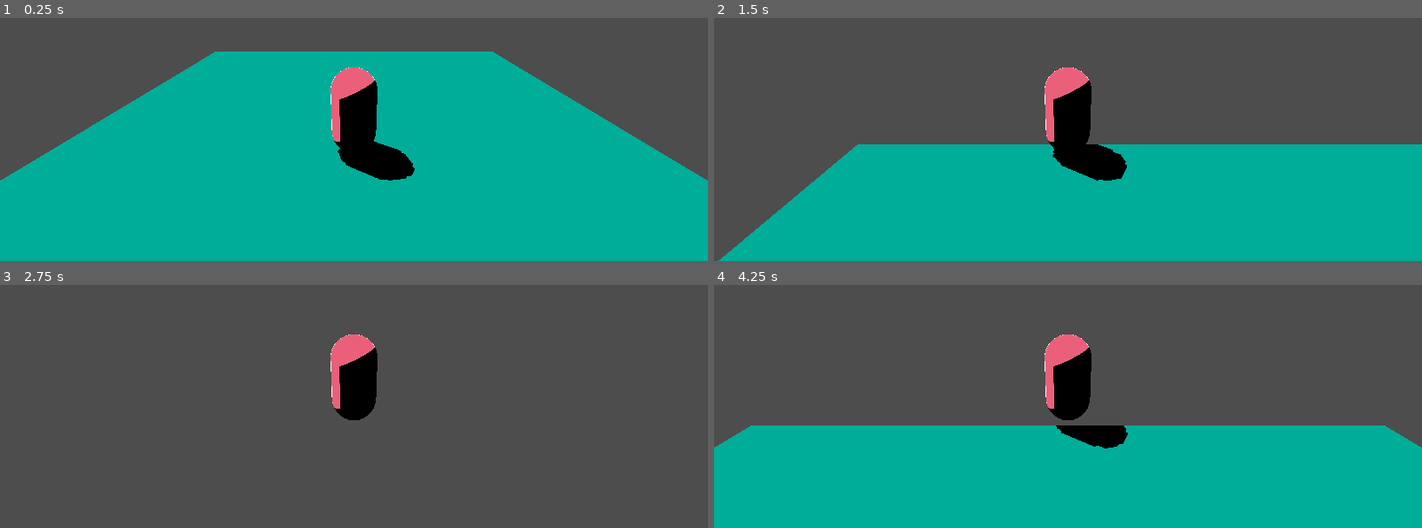
Above: before the commit, frames 1-4 (two rows, left to right).
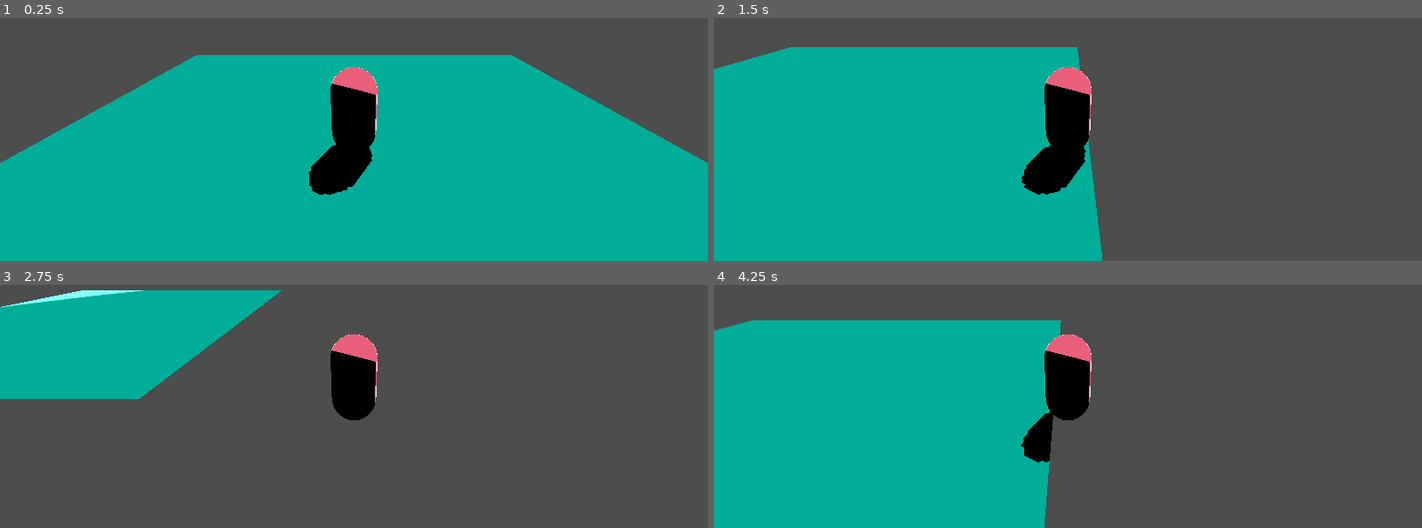
Above: after the commit, the same moments.

Repository: ShelfMaster27/thatgamecompany-Jam-2025
Game: Godot game, scene res://TestGame.tscn
Same seed, same stepped clock (60 frames per second), same inputs: the game is played once before the commit and once after it.
Inputs:
- Up to frame 1 (0.25 s): no input
- Up to frame 2 (1.5 s): tap Enter at 0.5 s; hold Right (ui_right) 0.53-1.28 s; hold Down (ui_down) from 1.28 s (still down)
- Up to frame 3 (2.75 s): release Down (ui_down) at 2.03 s; hold Right (ui_right) from 2.03 s (still down)
- Up to frame 4 (4.25 s): release Right (ui_right) at 2.78 s; hold Up (ui_up) 2.78-3.53 s; tap Space at 3.5 s; hold Left (ui_left) from 3.53 s (still down)

The runs differ from the first frame. In frame 1, 5.7% of the frame differs, in the area x 0-100%, y 13-73%; in frame 2, 47%, in the area x 0-100%, y 12-100%; in frame 3, 13%; in frame 4, 44%.

Commit message:
player movement (without flying)

Diff:
--- a/Player.gd
+++ b/Player.gd
@@ -3,23 +3,30 @@
 @export var walk_speed = 10
 @export var gravity = 5
 @export var rotation_speed = 90
+@export var accel = 50
+@export var decel = 70
 #@export var start_velocity
 #@export var start_angle
 
 func _ready():
 	pass
 func _process(delta):
+
 	if Input.is_key_pressed(KEY_A):
 		rotation_degrees.y += rotation_speed * delta
 	if Input.is_key_pressed(KEY_D):
 		rotation_degrees.y -= rotation_speed * delta
 	var horizontal = Input.get_action_strength("ui_right") - Input.get_action_strength("ui_left")
 	var vertical = Input.get_action_strength("ui_up") - Input.get_action_strength("ui_down")
-	velocity = (horizontal * get_right() + vertical * get_forward()).normalized() * walk_speed
+	var target_velocity = (horizontal * get_right() + vertical * get_forward()).normalized() * walk_speed;
+	velocity = _move_toward(velocity, target_velocity, (accel if target_velocity > velocity else decel) * delta)
 	move_and_slide()
 
 func get_right():
-	return Vector3(cos(rotation_degrees.y), 0, sin(rotation_degrees.y))
+	return Vector3(cos(rotation.y), 0, -sin(rotation.y))
 
 func get_forward():
-	return Vector3(cos(rotation_degrees.y + (PI/2)), 0, sin(rotation_degrees.y + (PI/2)))
+	return Vector3(cos(rotation.y + (PI/2)), 0, -sin(rotation.y + (PI/2)))
+
+func _move_toward(vec, vec2, d):
+	return Vector3(move_toward(vec.x, vec2.x, d),move_toward(vec.y, vec2.y, d),move_toward(vec.z, vec2.z, d))
--- a/TestGame.tscn
+++ b/TestGame.tscn
@@ -64,5 +64,5 @@
 shape = SubResource("CapsuleShape3D_q7ydy")
 
 [node name="Camera3D" type="Camera3D" parent="Player2"]
-transform = Transform3D(-4.37114e-08, 0.34202, -0.939693, 0, 0.939693, 0.34202, 1, 1.49502e-08, -4.10753e-08, -5, 4, 0)
+transform = Transform3D(1, 0, 0, 0, 0.939693, 0.34202, 0, -0.34202, 0.939693, 0, 4, 5)
 current = true
